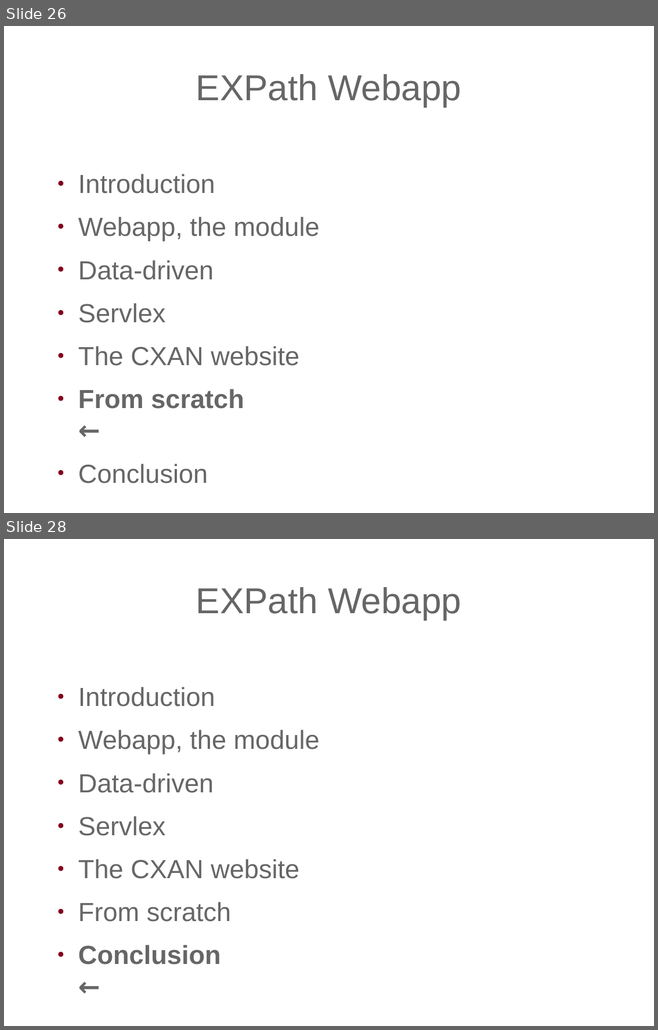
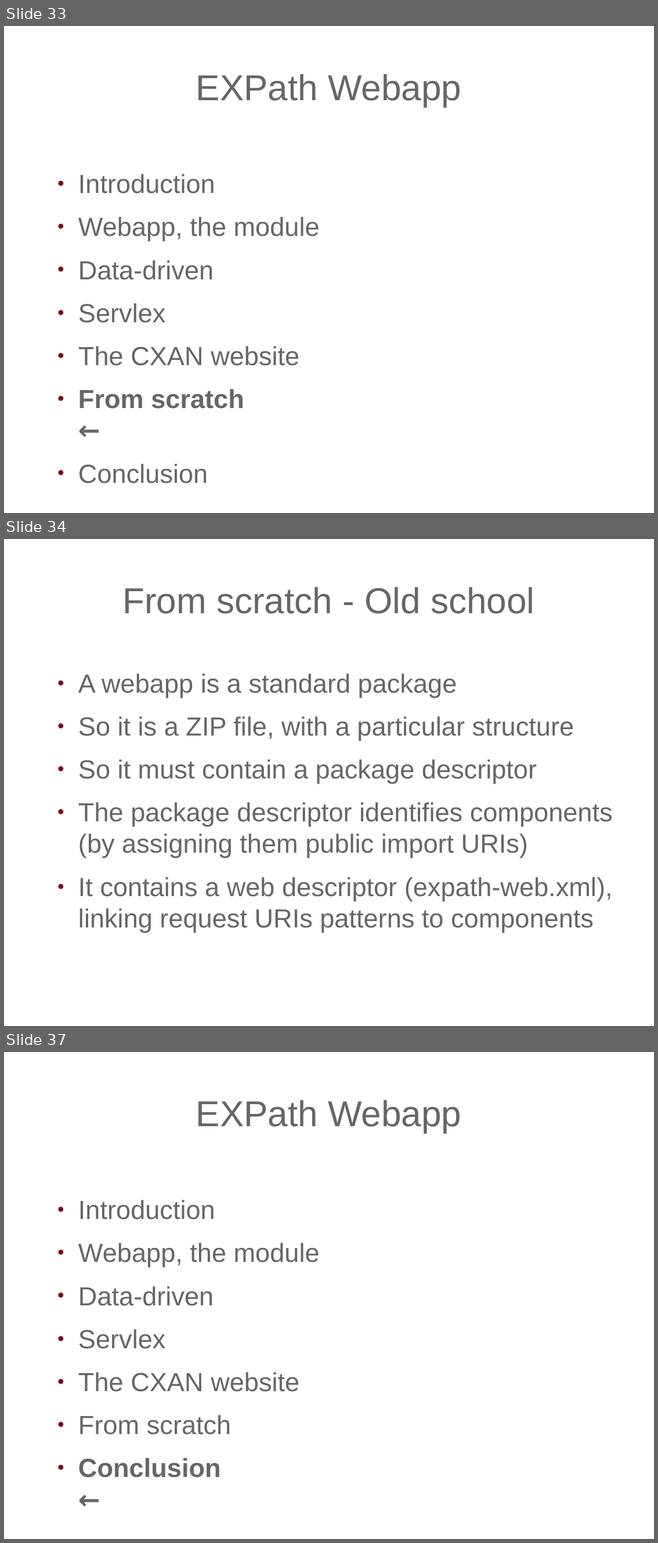
Before and after one commit to expath/expath-www, a slide deck: misc/2011-prague/presentation/fgeorges-servlex.odp. Shown one above the other, each under a label of ours: slides 26 and 28 before the commit, slides 33, 34 and 37 after it; the slides between them are not shown. The pictures are 658x1030 and 658x1543 pixels, drawn with LibreOffice and Linux fonts; fonts in the diff are those of the drawing; background and template pictures are left out. Boxes give left, top, right and bottom in pixels: in the first picture for what was removed or moved away, otherwise in the second. Text is boxed around its words. In the diff, an @@ line names an element or a change of style, - is before the commit and + after.

```diff
--- a/misc/2011-prague/presentation/fgeorges-servlex.odp
+++ b/misc/2011-prague/presentation/fgeorges-servlex.odp
@@ slide 34 added at (x1=4, y1=539, x2=654, y2=1026), background picture (left out) @@
@@ title added at (x1=122, y1=587, x2=534, y2=614), 44 pt, text #666666 @@
+From scratch - Old school
@@ text added at (x1=78, y1=674, x2=612, y2=933), 32 pt, text #666666 @@
+● A webapp is a standard package
+● So it is a ZIP file, with a particular structure
+● So it must contain a package descriptor
+● The package descriptor identifies components (by assigning them public import URIs)
+● It contains a web descriptor (expath-web.xml), linking request URIs patterns to components
@@ what was slide 26 is now slide 33 @@
@@ what was slide 28 is now slide 37 @@
```
Also in this commit, not shown: 1 slide changed, 12 other slides added, 3 slides removed, 5 other files.
